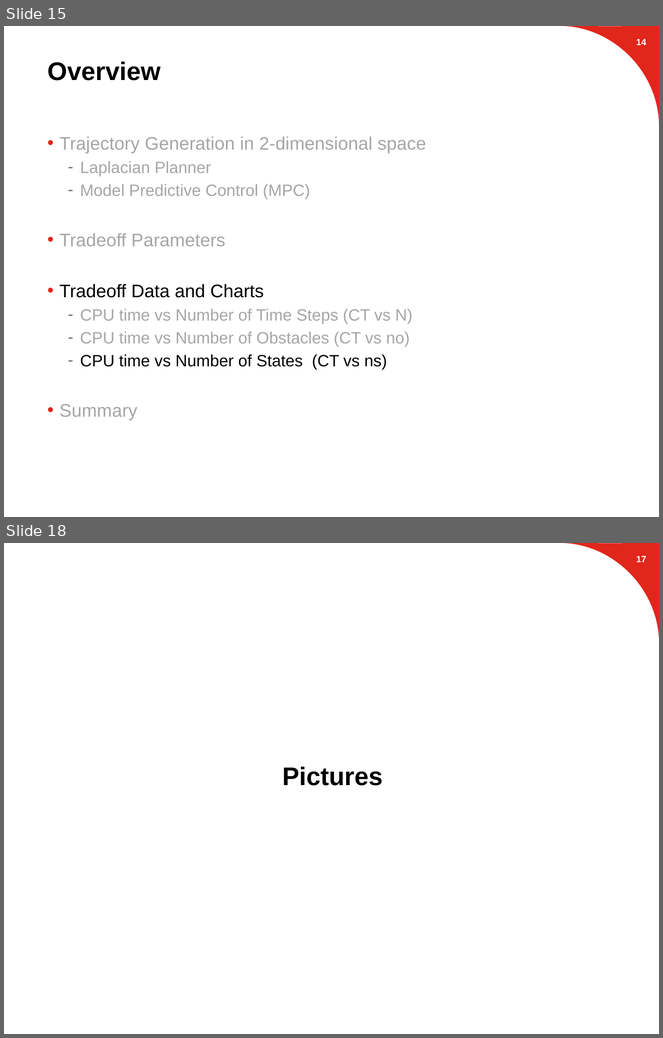
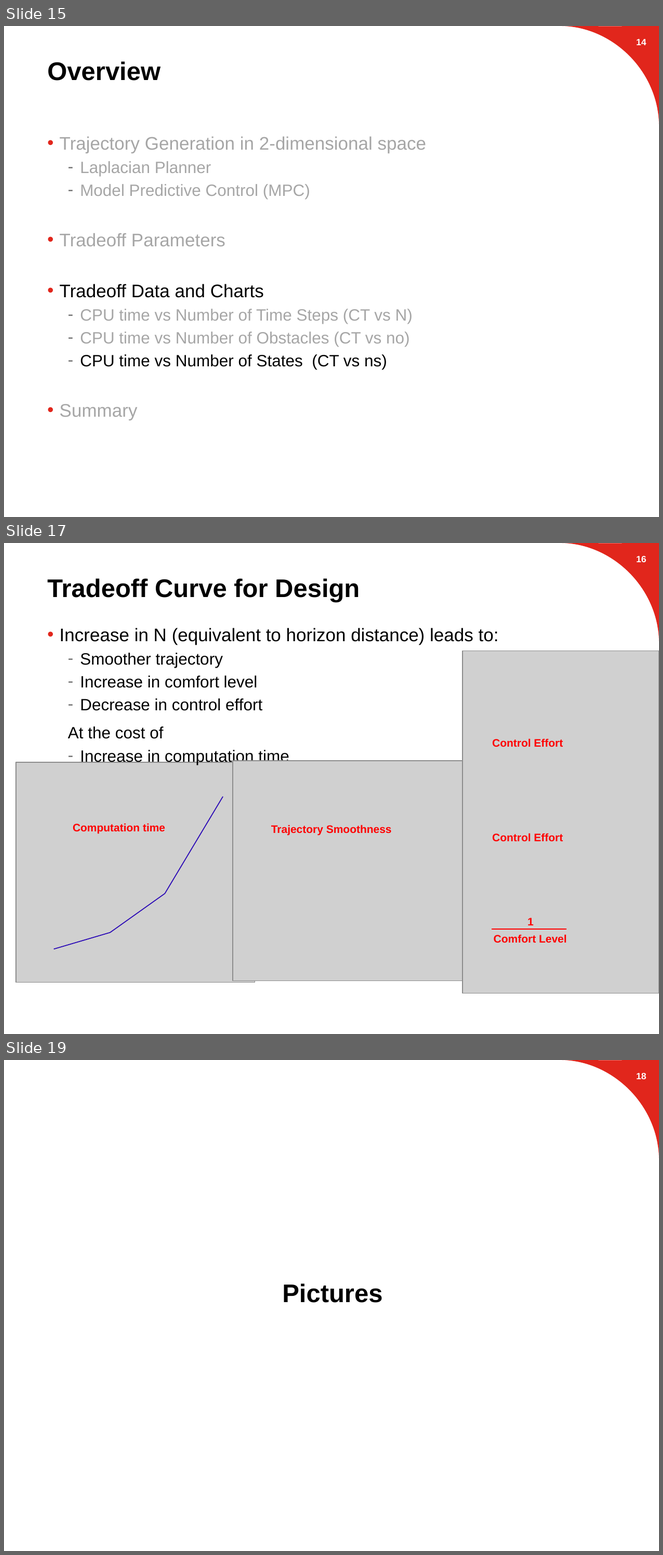
Before and after one commit to suvoganguli/GIG-MPC-Laplacian, a slide deck: 2D Results (03-19-2018).pptx. Shown one above the other, each under a label of ours: slides 15 and 18 before the commit, slides 15, 17 and 19 after it; the slides between them are not shown. The pictures are 663x1038 and 663x1555 pixels, drawn with LibreOffice and Linux fonts; fonts in the diff are those of the drawing; grey boxes stand for pictures; background and template pictures are left out. Boxes give left, top, right and bottom in pixels: in the first picture for what was removed or moved away, otherwise in the second. Text is boxed around its words. In the diff, an @@ line names an element or a change of style, - is before the commit and + after.

```diff
--- a/2D Results (03-19-2018).pptx
+++ b/2D Results (03-19-2018).pptx
@@ slide 17 added at [4,543,659,1034], background #FFFFFF; not listed: 1 template element that a slide beside it also shows @@
@@ page number added at [636,556,646,562], 10 pt, text #FFFFFF, bold @@
+16
@@ title added at [47,578,360,602], 28 pt, text #000000, bold @@
+Tradeoff Curve for Design
@@ text added at [60,628,499,765], 18 pt, text #000000 @@
+• Increase in N (equivalent to horizon distance) leads to:
+  – Smoother trajectory
+  – Increase in comfort level
+  – Decrease in control effort
+  At the cost of
+  – Increase in computation time
@@ picture added at [463,651,659,994] @@
@@ text added at [492,739,563,747], 12 pt, text #FF0000, bold @@
+Control Effort
@@ picture added at [233,760,472,981] @@
@@ group added at [16,762,255,982]: 3 lines, 1 picture @@
@@ text added at [73,823,165,834], 12 pt, text #FF0000, bold @@
+Computation time
@@ text added at [271,825,392,835], 12 pt, text #FF0000, bold @@
+Trajectory Smoothness
@@ text added at [492,833,563,841], 12 pt, text #FF0000, bold @@
+Control Effort
@@ line added from (491, 929) to (567, 929), #FF0000 1 pt @@
@@ text added at [528,918,534,926], 12 pt, text #FF0000, bold @@
+1
@@ text added at [494,935,567,943], 12 pt, text #FF0000, bold @@
+Comfort Level
@@ what was slide 18 is now slide 19 @@
@@ page number at [636,1072,646,1079]: text changed @@
-17
+18
```
Also in this commit, not shown: 3 slides changed.
